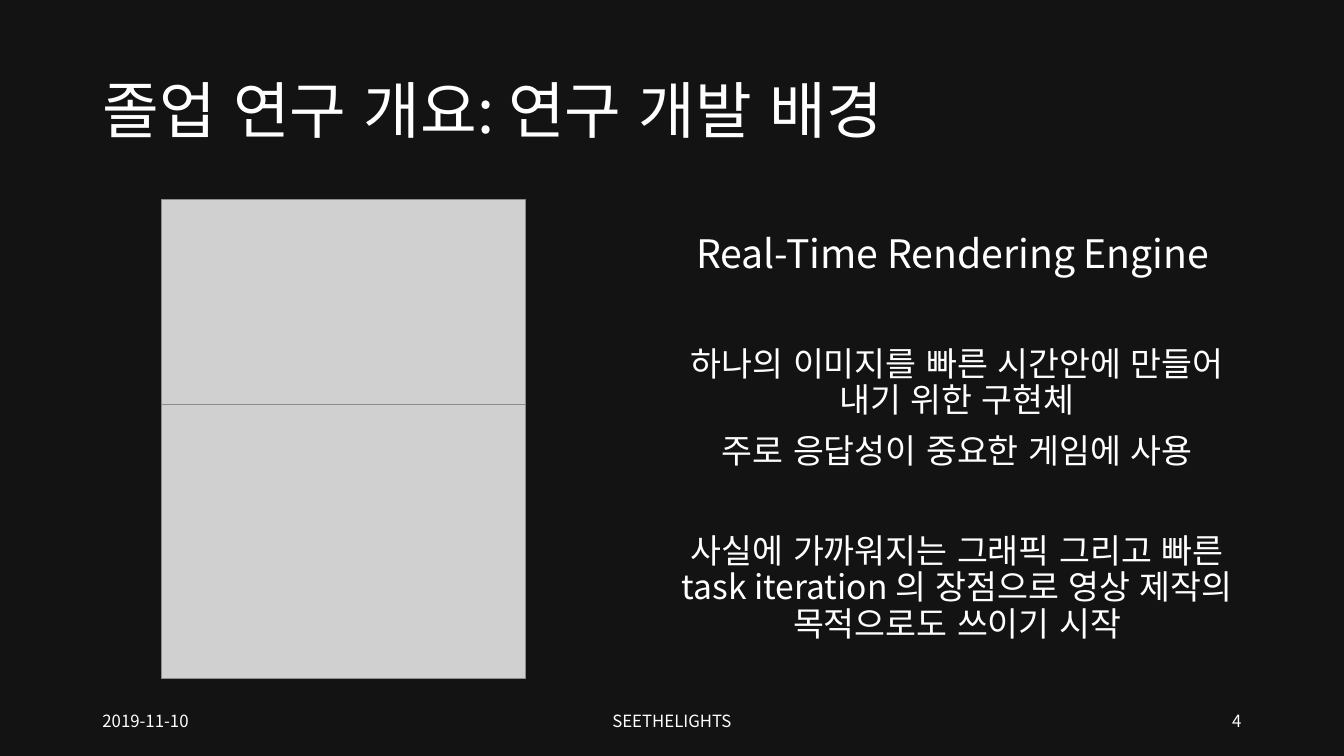
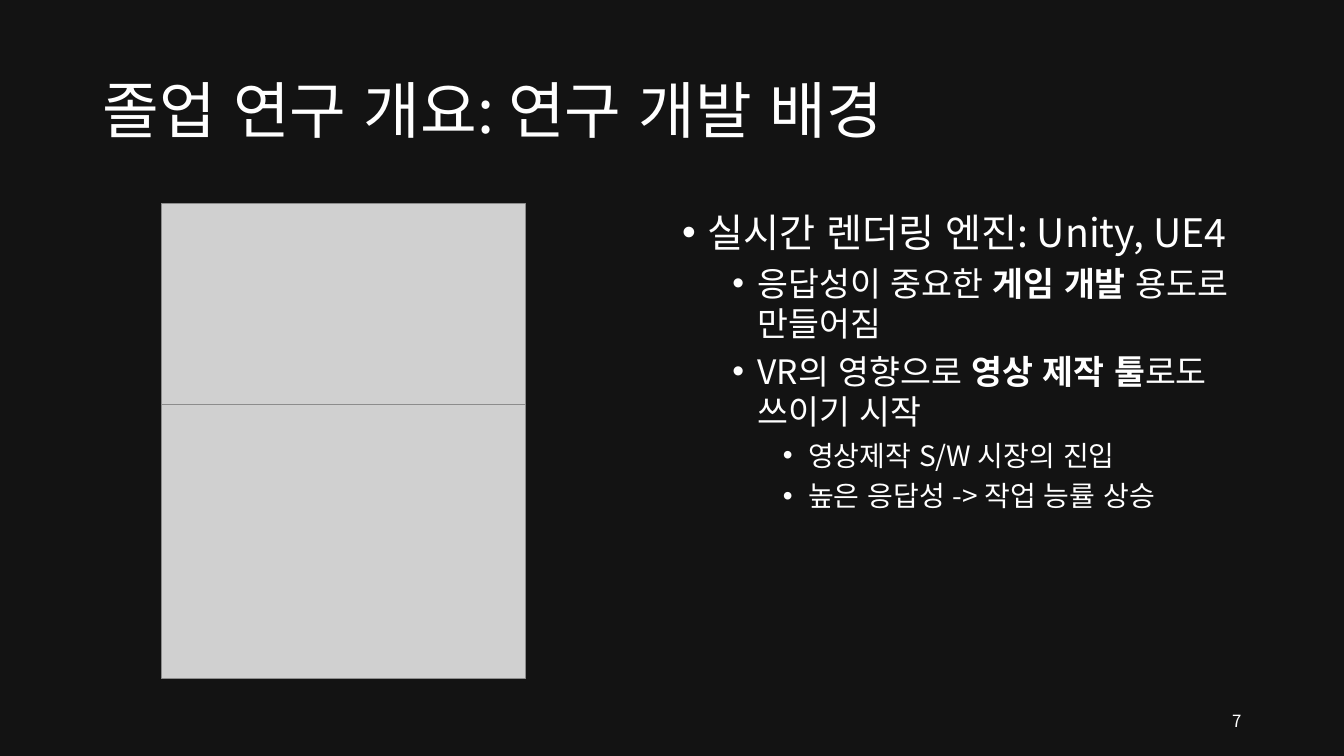
Before and after one commit to SEETHELGIHT/CapstonePlanning, a slide deck: slide 7 of doc/GPU-Accelerated_Ray_Tracing.pptx (slide 4 before the commit). Drawn at 1344x756 pixels with LibreOffice and Linux fonts; fonts in the diff are those of the drawing; grey boxes stand for pictures. Boxes give left, top, right and bottom in pixels: in the first picture for what was removed or moved away, otherwise in the second. Text is boxed around its words. In the diff, an @@ line names an element or a change of style, - is before the commit and + after.

```diff
--- a/doc/GPU-Accelerated_Ray_Tracing.pptx
+++ b/doc/GPU-Accelerated_Ray_Tracing.pptx
@@ picture: place and size @@
-picture at [161, 200, 525, 404]
+picture at [161, 204, 525, 408]
@@ text "실시간 렌더링 엔진: Unity, UE4" at [707, 214, 1228, 509]: vertical alignment middle to top @@
@@ text at [707, 214, 1228, 509]: text changed @@
-Real-Time Rendering Engine
-하나의 이미지를 빠른 시간안에 만들어 내기 위한 구현체
-주로 응답성이 중요한 게임에 사용
-사실에 가까워지는 그래픽 그리고 빠른 task iteration 의 장점으로 영상 제작의 목적으로도 쓰이기 시작
+• 실시간 렌더링 엔진: Unity, UE4
+  • 응답성이 중요한 게임 개발 용도로 만들어짐
+  • VR의 영향으로 영상 제작 툴로도 쓰이기 시작
+    • 영상제작 S/W 시장의 진입
+    • 높은 응답성 -> 작업 능률 상승
@@ text removed at [102, 714, 188, 727] @@
-2019-11-10
@@ text removed at [612, 714, 731, 727] @@
-SEETHELIGHTS
@@ page number at [1232, 714, 1241, 727]: text changed @@
-4
+7
```
Also in this commit, not shown: 19 other slides changed, 5 slides added, 2 slides removed.
